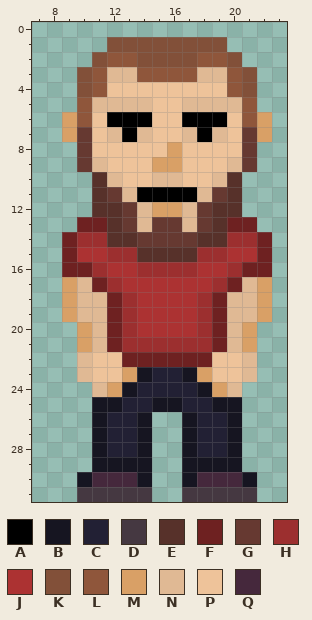
Pixel-art sprite: Plosinofka/Content/Player/player.png. Above, as it was before the edit.
The file is 32x32 pixels. Colours within 5 levels of each other are drawn and written as one. Shown: x 7..23, y 0..31.
Palette (. is transparent): A #000000  B #161521  C #222034  D #453841  E #57312a  F #6e2121  G #663931  H #9c2f2f  J #ac3232  K #825039  L #8f563b  M #d9a066  N #e0b994  P #eec39a  Q #45283c
After:
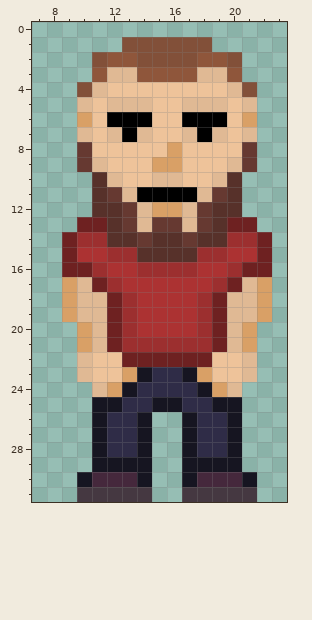
Changes in this commit:
@@ palette @@
-C #222034
+C #2f2c47
@@ x 7..23 @@
  0 .................
- 1 .....KKKKKKKK....
+ 1 ......KKKKKK.....
  2 ....KLLKKKKLLK...
- 3 ...KLNNLLLLNNLK..
- 4 ...KLPPPPPPPPLK..
- 5 ...LNNNNPPNNNNL..
- 6 ..MLPAAAPPAAAPLM.
- 7 ..MGPNANPPNANPGM.
+ 3 ....LNNLLLLNNL...
+ 4 ...KNPPPPPPPPNK..
+ 5 ...NPNNNPPNNNPN..
+ 6 ...MPAAAPPAAAPM..
+ 7 ...NPNANPPNANPN..
  8 ...GPPPPPMPPPPG..
@@ x 13..18 @@
 13 GNGGNG
-14 EGGGGE
+14 EGEEGE
 15 HEEEEH
